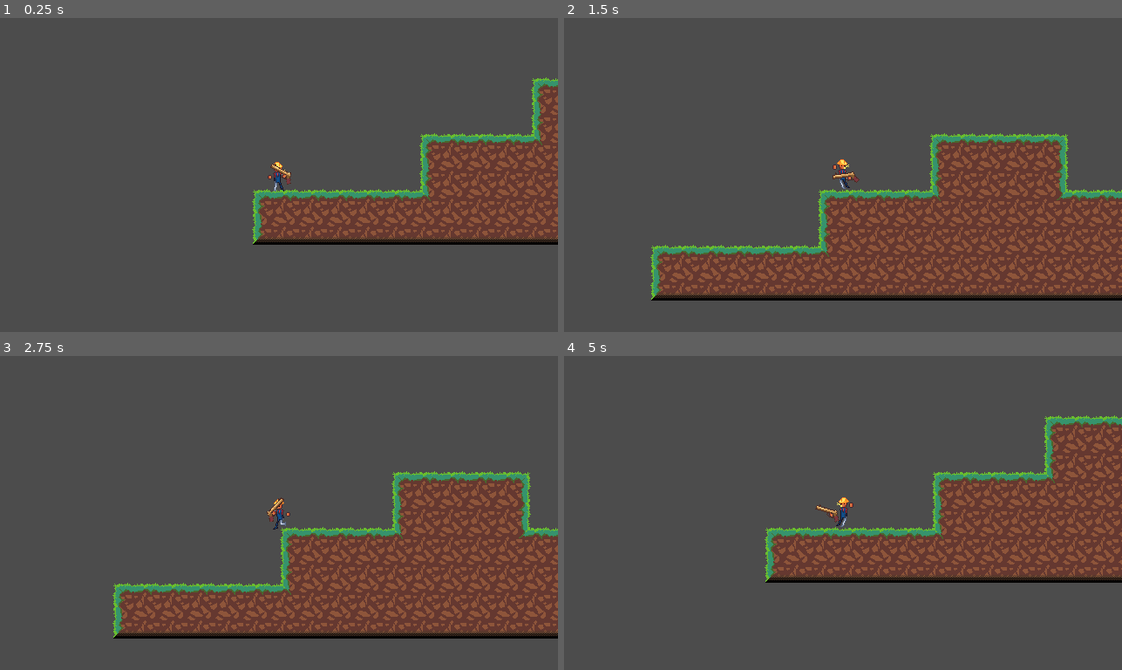
Above: before the commit, frames 1-4 (two rows, left to right).
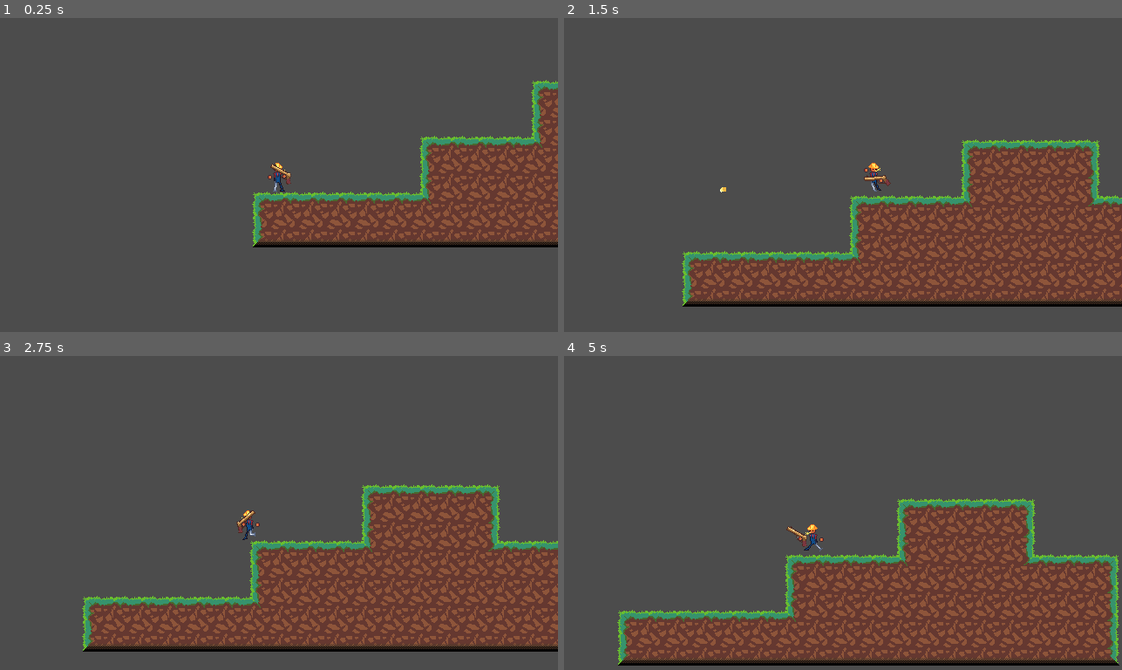
Above: after the commit, the same moments.

Repository: JamesDSource/Cyber-Gunslinger
Game: Godot game, scene res://Game/Game.tscn
Two runs of this game, one before a commit and one after it. Both use one fixed random seed, a clock stepped at 60 frames per second and the inputs below. The project has no main scene, so this scene is started directly. The engine's default icon, where the game draws it, is replaced by a stand-in: a white triangle on a blue panel in a dark square.
Inputs (mouse positions are in pixels of both pictures, inside the frame that each line leads up to):
- Up to frame 1 (0.25 s): no input
- Up to frame 2 (1.5 s): tap Enter at 0.5 s; move the mouse to (965, 159) at 0.52 s; hold Right (Right) from 0.53 s (still down); click (965, 159) at 0.6 s; tap W (Jump) at 0.77 s; move the mouse to (731, 190) at 1.27 s; click (731, 190) at 1.35 s
- Up to frame 3 (2.75 s): tap W (Jump) at 1.52 s; move the mouse to (334, 443) at 2.02 s; release Right (Right) at 2.03 s; hold Left (Left) from 2.03 s (still down); click (334, 443) at 2.1 s
- Up to frame 4 (5 s): move the mouse to (815, 575) at 2.77 s; release Left (Left) at 2.78 s; hold Right (Right) 2.78-4.28 s; click (815, 575) at 2.85 s; tap W (Jump) at 3.02, 3.77, 4.52 s; move the mouse to (1010, 560) at 3.52 s; click (1010, 560) at 3.6 s; move the mouse to (675, 465) at 4.27 s; hold Left (Left) from 4.28 s (still down); click (675, 465) at 4.35 s

The runs differ from the first frame. In frame 1, 7.3% of the frame differs, in the area x 45-100%, y 18-74%; in frame 2, 20%; in frame 3, 22%; in frame 4, 38%, in the area x 9-100%, y 18-99%.

Commit message:
commit_12/5/2020
player shooting

Diff:
--- a/Bullet/Bullet.gd
+++ b/Bullet/Bullet.gd
@@ -1,6 +1,6 @@
 extends KinematicBody2D
 
-var hurt_groups = []
+export(Array, String, "Player", "Enemies") var exception_groups = []
 var direction = Vector2(1, 1)
 export var speed = 20
 
@@ -12,7 +12,10 @@
 	rotation_degrees = rotation_angle
 
 func _on_Hitbox_body_entered(body):
-	for group in hurt_groups:
+	var is_exception = false
+	for group in exception_groups:
 		if body.is_in_group(group): # damage
-			pass
-	queue_free()
+			is_exception = true
+	if !is_exception:
+		#if body.has_method("damage"): body.damage()
+		queue_free()
--- a/Bullet/Bullet.tscn
+++ b/Bullet/Bullet.tscn
@@ -1,10 +1,7 @@
-[gd_scene load_steps=4 format=2]
+[gd_scene load_steps=3 format=2]
 
 [ext_resource path="res://Bullet/Bullet.gd" type="Script" id=1]
 [ext_resource path="res://icon.png" type="Texture" id=2]
-
-[sub_resource type="RectangleShape2D" id=1]
-extents = Vector2( 32.0788, 31.711 )
 
 [node name="Bullet" type="KinematicBody2D"]
 script = ExtResource( 1 )
@@ -13,7 +10,4 @@
 texture = ExtResource( 2 )
 
 [node name="Hitbox" type="Area2D" parent="."]
-
-[node name="CollisionShape2D" type="CollisionShape2D" parent="Hitbox"]
-shape = SubResource( 1 )
 [connection signal="body_entered" from="Hitbox" to="." method="_on_Hitbox_body_entered"]
--- a/Player/Player.gd
+++ b/Player/Player.gd
@@ -4,13 +4,24 @@
 const SPEED = 200
 const JUMP = -300
 
+onready var bullet = load("res://Player/PlayerBullet.tscn")
+var bullets = 2
+var bullets_remaining = bullets
+var can_shoot = true
+
 var animation = "Idle"
 var animationSet = ""
 
 var motion = Vector2()
 
+var hp_max = 8
+var hp = hp_max
+
+func damage(hp_damage):
+	hp = max(hp - hp_damage, 0)
+
 func _ready():
-	pass
+	add_to_group("Player")
 
 func _process(delta):
 	if animation != animationSet:
@@ -21,6 +32,22 @@
 	$Sprite/GunPosition.scale.y = -1 if gun_angle > 90 && gun_angle < 270 else 1
 	$Sprite/GunPosition.scale.y *= $Sprite.scale.x
 	$Sprite/GunPosition.look_at(get_global_mouse_position())
+
+	if Input.is_action_just_pressed("Shoot") && can_shoot && bullets_remaining > 0:
+		var bullet_instance = bullet.instance()
+		bullet_instance.direction = $Sprite/GunPosition/ShootPosition.global_position.direction_to(get_global_mouse_position())
+		get_tree().root.add_child(bullet_instance)
+		bullet_instance.global_position = $Sprite/GunPosition/ShootPosition.global_position
+
+		$Sprite/GunPosition/ShootPosition/AudioStreamPlayer2D.play()
+
+		bullets_remaining -= 1
+		if bullets_remaining == 0:
+			$ReloadTimer.start()
+
+		can_shoot = false
+		$ShootTimer.start()
+
 func _physics_process(delta):
 	motion.y += GRAVITY
 
@@ -48,3 +75,11 @@
 			animation = "Jump"
 
 	motion = move_and_slide(motion, Vector2.UP)
+
+
+func _on_ShootTimer_timeout():
+	can_shoot = true
+
+
+func _on_ReloadTimer_timeout():
+	bullets_remaining = bullets
--- a/Player/Player.tscn
+++ b/Player/Player.tscn
@@ -7,11 +7,13 @@
 [ext_resource path="res://Player/PlayerRun.png" type="Texture" id=5]
 [ext_resource path="res://Player/PlayerIdle.png" type="Texture" id=6]
 [ext_resource path="res://Player/PlayerHand.png" type="Texture" id=7]
-
-[sub_resource type="RectangleShape2D" id=1]
-extents = Vector2( 5.125, 15.7678 )
-
-[sub_resource type="Animation" id=5]
+[ext_resource path="res://Player/GunshotSound.wav" type="AudioStream" id=8]
+
+[sub_resource type="CapsuleShape2D" id=6]
+radius = 6.07219
+height = 20.7407
+
+[sub_resource type="Animation" id=2]
 resource_name = "Fall"
 tracks/0/type = "value"
 tracks/0/path = NodePath("Sprite:texture")
@@ -50,8 +52,7 @@
 "values": [ 0 ]
 }
 
-[sub_resource type="Animation" id=2]
-resource_name = "Idle"
+[sub_resource type="Animation" id=3]
 loop = true
 tracks/0/type = "value"
 tracks/0/path = NodePath("Sprite:texture")
@@ -131,8 +132,7 @@
 "values": [ ExtResource( 4 ) ]
 }
 
-[sub_resource type="Animation" id=3]
-resource_name = "Run"
+[sub_resource type="Animation" id=5]
 length = 0.5
 loop = true
 tracks/0/type = "value"
@@ -174,13 +174,10 @@
 
 [node name="Player" type="KinematicBody2D"]
 script = ExtResource( 2 )
-__meta__ = {
-"_edit_group_": true
-}
 
 [node name="Sprite" type="Sprite" parent="."]
-texture = ExtResource( 6 )
-hframes = 5
+texture = ExtResource( 5 )
+hframes = 6
 
 [node name="GunPosition" type="Position2D" parent="Sprite"]
 position = Vector2( 10, 0 )
@@ -194,14 +191,31 @@
 position = Vector2( 2.75, 3 )
 texture = ExtResource( 7 )
 
+[node name="ShootPosition" type="Position2D" parent="Sprite/GunPosition"]
+position = Vector2( 22, 0 )
+
+[node name="AudioStreamPlayer2D" type="AudioStreamPlayer2D" parent="Sprite/GunPosition/ShootPosition"]
+stream = ExtResource( 8 )
+
 [node name="CollisionShape2D" type="CollisionShape2D" parent="."]
-shape = SubResource( 1 )
+position = Vector2( -1.85616, 2.03293 )
+shape = SubResource( 6 )
 
 [node name="Camera2D" type="Camera2D" parent="."]
 current = true
+smoothing_enabled = true
 
 [node name="AnimationPlayer" type="AnimationPlayer" parent="."]
-anims/Fall = SubResource( 5 )
-anims/Idle = SubResource( 2 )
+anims/Fall = SubResource( 2 )
+anims/Idle = SubResource( 3 )
 anims/Jump = SubResource( 4 )
-anims/Run = SubResource( 3 )
+anims/Run = SubResource( 5 )
+
+[node name="ShootTimer" type="Timer" parent="."]
+wait_time = 0.2
+one_shot = true
+
+[node name="ReloadTimer" type="Timer" parent="."]
+one_shot = true
+[connection signal="timeout" from="ShootTimer" to="." method="_on_ShootTimer_timeout"]
+[connection signal="timeout" from="ReloadTimer" to="." method="_on_ReloadTimer_timeout"]
--- /dev/null
+++ b/Player/PlayerBullet.tscn
@@ -0,0 +1,13 @@
+[gd_scene load_steps=3 format=2]
+
+[ext_resource path="res://Player/Bullet.png" type="Texture" id=1]
+[ext_resource path="res://Bullet/Bullet.tscn" type="PackedScene" id=2]
+
+[node name="Bullet" instance=ExtResource( 2 )]
+exception_groups = [ "Player" ]
+
+[node name="Sprite" parent="." index="0"]
+texture = ExtResource( 1 )
+
+[node name="CollisionPolygon2D" type="CollisionPolygon2D" parent="Hitbox" index="0"]
+polygon = PoolVector2Array( 4, 3.5, -4, 3.5, -4, -3.5, 4, -3.5 )
--- a/project.godot
+++ b/project.godot
@@ -23,7 +23,7 @@
 window/size/height=360
 window/size/resizable=false
 window/size/fullscreen=true
-window/stretch/mode="2d"
+window/stretch/mode="viewport"
 window/stretch/aspect="keep"
 
 [importer_defaults]
@@ -69,6 +69,11 @@
 , Object(InputEventKey,"resource_local_to_scene":false,"resource_name":"","device":0,"alt":false,"shift":false,"control":false,"meta":false,"command":false,"pressed":false,"scancode":16777232,"unicode":0,"echo":false,"script":null)
  ]
 }
+Shoot={
+"deadzone": 0.5,
+"events": [ Object(InputEventMouseButton,"resource_local_to_scene":false,"resource_name":"","device":0,"alt":false,"shift":false,"control":false,"meta":false,"command":false,"button_mask":0,"position":Vector2( 0, 0 ),"global_position":Vector2( 0, 0 ),"factor":1.0,"button_index":1,"pressed":false,"doubleclick":false,"script":null)
+ ]
+}
 
 [rendering]
 
Binary file added: Player/Bullet.png
Not shown, added: Player/Bullet.png.import
Not shown: 1 places in Player/Player.tscn that only renumber resources
